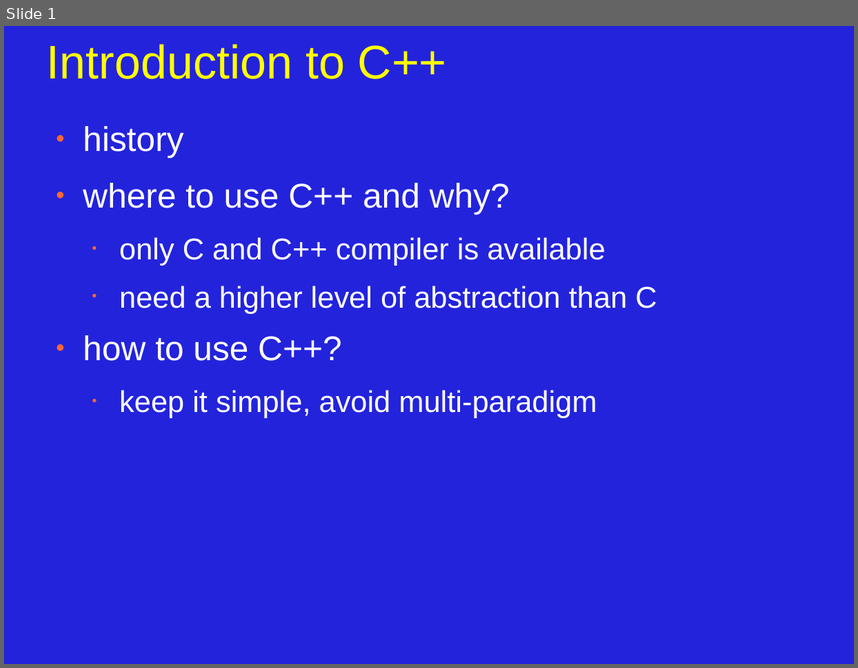
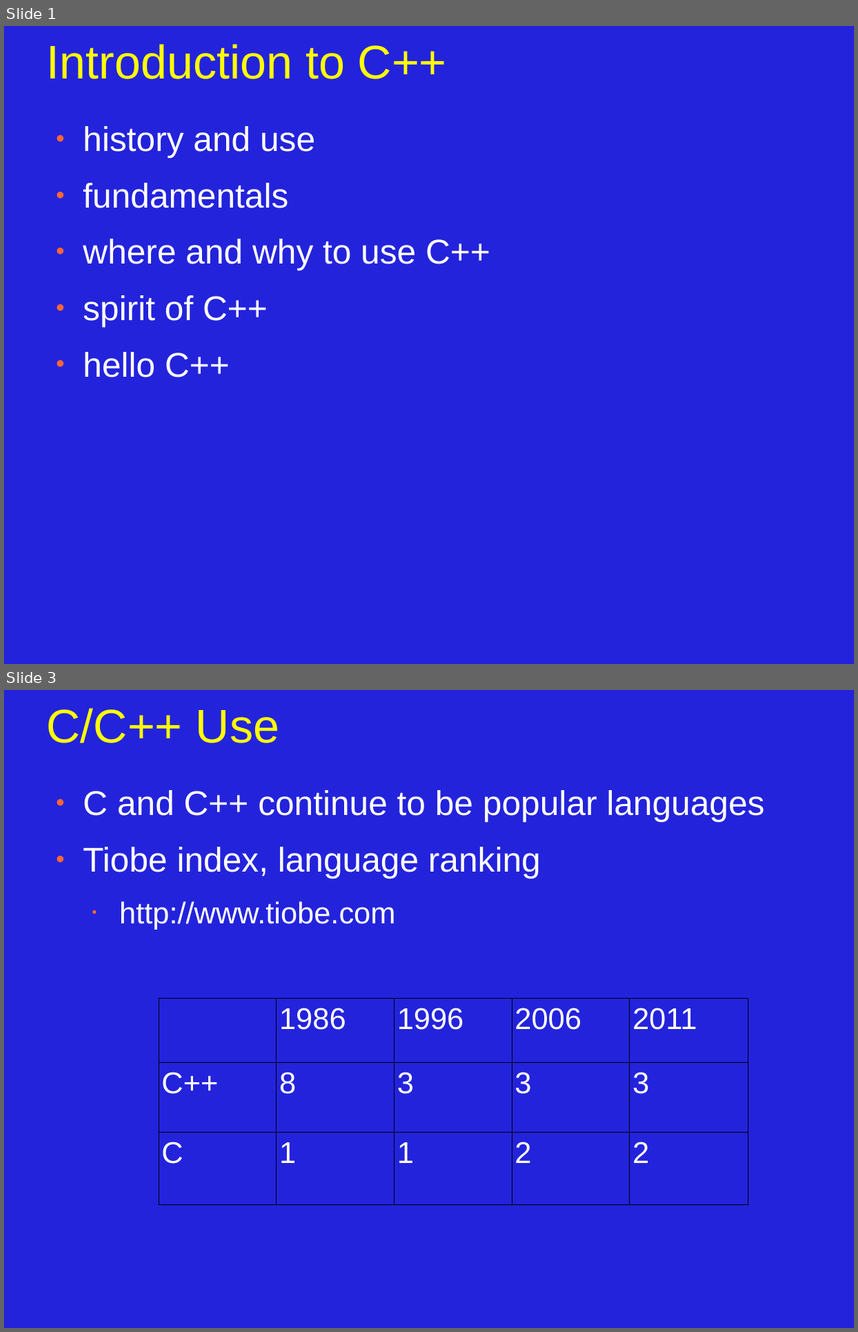
Before and after one commit to JonJagger/two-day-courses, a slide deck: cppf/01_Introduction_to_C++.odp. Shown one above the other, each under a label of ours: slide 1 before the commit, slides 1 and 3 after it; the slides between them are not shown. The pictures are 858x668 and 858x1332 pixels, drawn with LibreOffice and Linux fonts; fonts in the diff are those of the drawing. Boxes give left, top, right and bottom in pixels: in the first picture for what was removed or moved away, otherwise in the second. Text is boxed around its words. In the diff, an @@ line names an element or a change of style, - is before the commit and + after.

```diff
--- a/cppf/01_Introduction_to_C++.odp
+++ b/cppf/01_Introduction_to_C++.odp
@@ slide 3 added at bbox=[4, 690, 854, 1328], background #2323DC @@
@@ title added at bbox=[47, 708, 279, 743], 44 pt, text #FFFF00 @@
+C/C++ Use
@@ text added at bbox=[83, 790, 764, 929], 32 pt, text #FFFFFF @@
+● C and C++ continue to be popular languages
+● Tiobe index, language ranking
+  • http://www.tiobe.com
@@ table added at bbox=[159, 998, 749, 1205], 3 rows, 5 columns @@
+ | 1986 | 1996 | 2006 | 2011
+C++ | 8 | 3 | 3 | 3
+C | 1 | 1 | 2 | 2
@@ slide 1 changed as well @@
@@ text at bbox=[83, 126, 490, 377]: text changed; size 28 to 32 pt @@
-● history
-● where to use C++ and why?
-  • only C and C++ compiler is available
-  • need a higher level of abstraction than C
-● how to use C++?
-  • keep it simple, avoid multi-paradigm
+● history and use
+● fundamentals
+● where and why to use C++
+● spirit of C++
+● hello C++
```
Also in this commit, not shown: 4 other slides changed, 7 other slides added, 5 slides removed.
